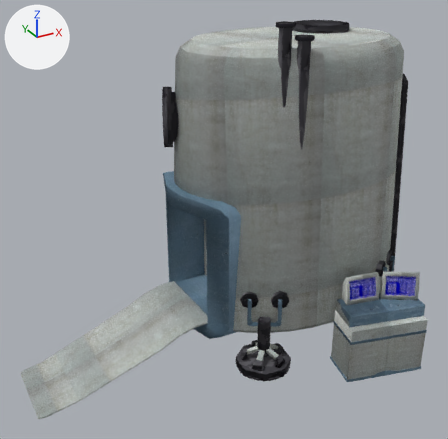
Renders of the Blender file Art/Modelle/Levelbaukasten/Dekoration/Labor/decoration_labor_genmanipulator.blend from each side of a commit.
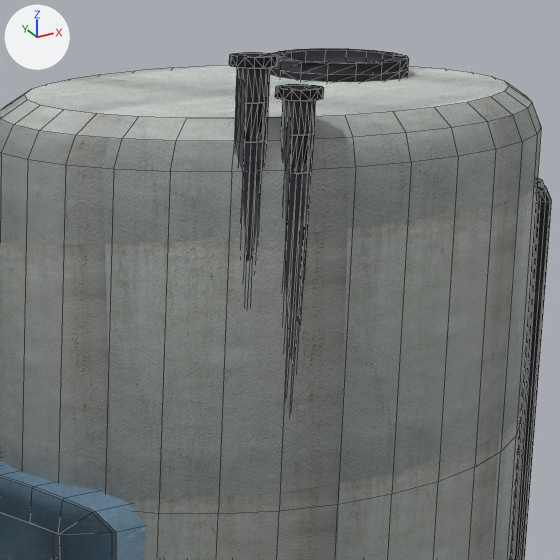
Old and new are each drawn whole from a 50 mm lens placed at (4.31, -12.42, 9.57), pointed at (10.86, -0.52, 3.62) and again close up on the part from 41% to 92% of the width and 0% to 52% of the height. The axes (+X, +Y, +Z) are drawn at upper left. The lights are the same throughout. The close-ups show mesh edges as thin lines. The same objects are shown in both versions, whatever each file hides.

Script lines for the objects in view, before the commit:
```python
me_cylinder_022 = bpy.data.meshes.new('Cylinder.022')
me_cylinder_022.from_pydata(...)  # 40 vertices, 64 faces; spans x -1.74..0.21, y -0.18..1.38, z -4.5..2.42
me_cylinder_022.polygons.foreach_set('use_smooth', [True] * 64)
me_cylinder_022.materials.append(mat_decoration_pipes_pipes_2_metal_2)
me_cylinder_025 = bpy.data.meshes.new('Cylinder.025')
me_cylinder_025.from_pydata(...)  # 104 vertices, 204 faces; spans x -0.2..0.2, y -0.2..0.2, z -2.41..0.88
me_cylinder_025.polygons.foreach_set('use_smooth', [True] * 204)
me_cylinder_025.materials.append(mat_decoration_labor_pipe_4_metal_2)
me_cylinder_026 = bpy.data.meshes.new('Cylinder.026')
me_cylinder_026.from_pydata(...)  # 104 vertices, 204 faces; spans x -0.2..0.2, y -0.2..0.2, z -2.41..0.88
me_cylinder_026.polygons.foreach_set('use_smooth', [True] * 204)
me_cylinder_026.materials.append(mat_decoration_labor_pipe_4_metal_2)
ob_cylinder_000_002 = bpy.data.objects.new('Cylinder_000.002', me_cylinder_022)
ob_cylinder_000_002.location = (15.74, -1.13, 4.28)
ob_cylinder_005_001 = bpy.data.objects.new('Cylinder_005.001', me_cylinder_026)
ob_cylinder_005_001.location = (11.95, -1.9, 7.06)
ob_cylinder_005_1 = bpy.data.objects.new('Cylinder_005', me_cylinder_025)
ob_cylinder_005_1.location = (11.59, -1.73, 7.32)
# also in view: 'Cube.026' at (10.46, 0.0, 2.65); 'Cylinder.020' at (14.22, 0.59, 7.72); 'Cylinder.010' at (13.0, 0.0, 4.38); 'Cylinder_000.001' at (15.13, -0.34, 3.24)
```
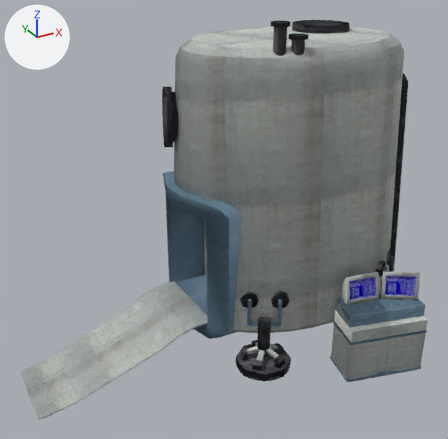
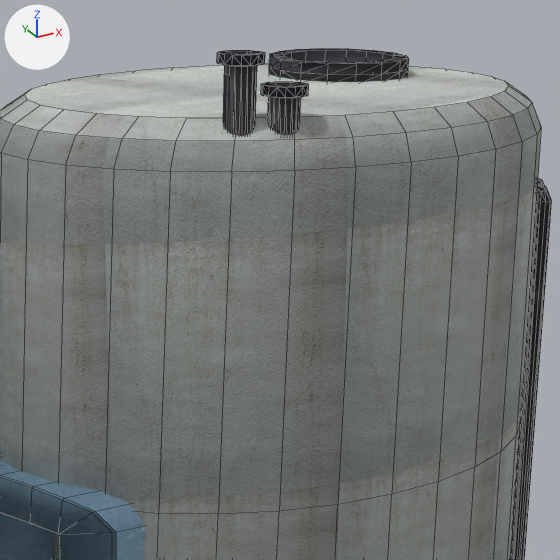
Where the change shows, as pixel boxes (x1, y1, x2, y2) in the close-ups (560 x 560 px):
'Cylinder_005.001', reshaped, moved
    before: (275, 84, 324, 366)
    after: (261, 82, 309, 135)
'Cylinder_005', reshaped, moved
    before: (229, 52, 278, 261)
    after: (217, 50, 265, 136)
part 1 of me_cylinder_026, cut back
    before: (281, 100, 315, 366)
    after: (267, 97, 300, 135)
part 2 of me_cylinder_025, cut back
    before: (234, 67, 270, 261)
    after: (223, 65, 257, 136)

What the commit changed:
me_cylinder_026 is used by ob_cylinder_005_001; location (11.95, -1.9, 7.06).
me_cylinder_026 had 104 vertices, 204 faces and spanned x -0.2..0.2, y -0.2..0.2, z -2.41..0.88.
me_cylinder_026 now has 64 vertices, 124 faces and spans x -0.2..0.2, y -0.2..0.2, z 0.19..0.88.
Part 1, on me_cylinder_026:
56 vertices are removed from x -0.13..0.13, y -0.13..0.13, z -2.41..0.52.
112 faces are deleted.
16 new vertices lie (0.0, 0.0, -0.6) away from vertices in x -0.13..0.13, y -0.13..0.13, z 0.79.
32 new faces join them.
me_cylinder_025 is used by ob_cylinder_005_1; location (11.59, -1.73, 7.32).
me_cylinder_025 had 104 vertices, 204 faces and spanned x -0.2..0.2, y -0.2..0.2, z -2.41..0.88.
me_cylinder_025 now has 64 vertices, 124 faces and spans x -0.2..0.2, y -0.2..0.2, z -0.35..0.88.
Part 2, on me_cylinder_025:
56 vertices are removed from x -0.13..0.13, y -0.13..0.13, z -2.41..0.52.
112 faces are deleted.
16 new vertices lie (0.0, 0.0, -1.14) away from vertices in x -0.13..0.13, y -0.13..0.13, z 0.79.
32 new faces join them.
Object 'Cylinder_005.001' (ob_cylinder_005_001) moves from (11.95, -1.9, 7.06) to (11.95, -1.69, 7.06).
Object 'Cylinder_005' (ob_cylinder_005_1) moves from (11.59, -1.73, 7.32) to (11.59, -1.54, 7.32).
